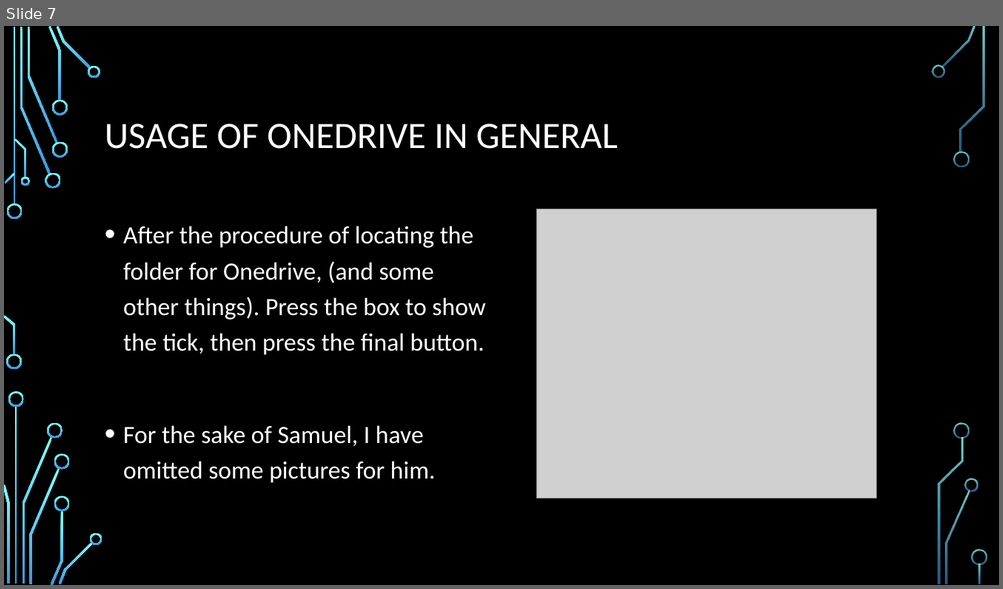
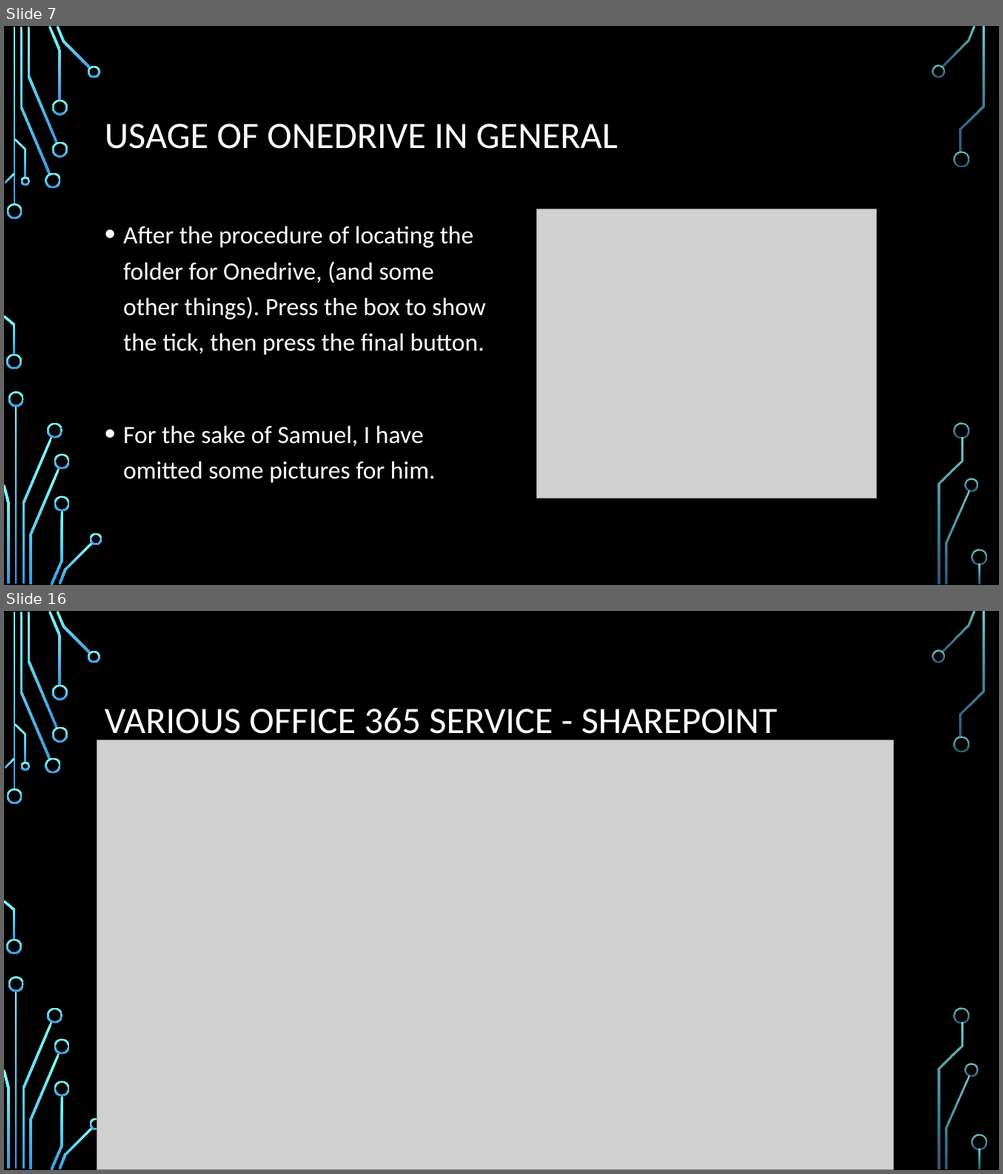
Before and after one commit to HIS-Computer-Club/MSOffice, a slide deck: MSOffice.pptx. Shown one above the other, each under a label of ours: slide 7 before the commit, slides 7 and 16 after it; the slides between them are not shown. The pictures are 1003x589 and 1003x1174 pixels, drawn with LibreOffice and Linux fonts; fonts in the diff are those of the drawing; grey boxes stand for pictures; background and template pictures are left out. Boxes give left, top, right and bottom in pixels: in the first picture for what was removed or moved away, otherwise in the second. Text is boxed around its words. In the diff, an @@ line names an element or a change of style, - is before the commit and + after.

Commit message:
Added new various apps about MSOffice.

```diff
--- a/MSOffice.pptx
+++ b/MSOffice.pptx
@@ slide 16 added at bbox=[4, 611, 999, 1170], background picture (left out); not listed: 36 template elements that a slide beside it also shows @@
@@ title added at bbox=[105, 708, 777, 742], 36 pt, text #FFFFFF @@
+VARIOUS OFFICE 365 SERVICE - SHAREPOINT
@@ picture added at bbox=[97, 741, 893, 1170] @@
```
Also in this commit, not shown: 1 slide changed, 8 other slides added.
